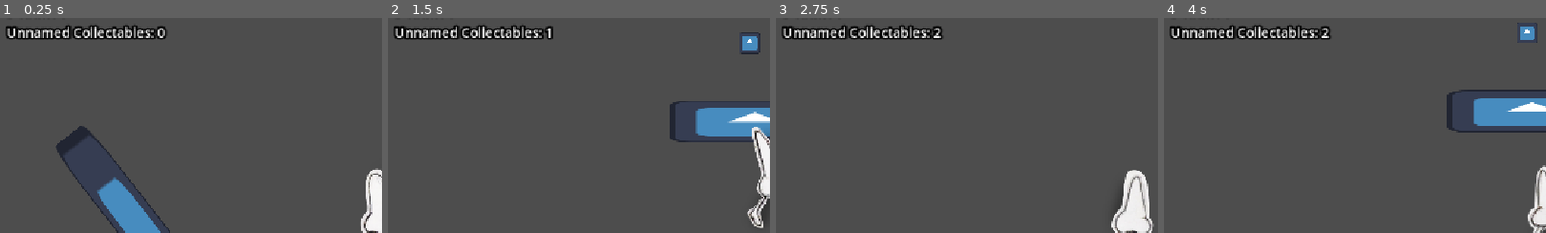
Above: before the commit, frames 1-4 (left to right).
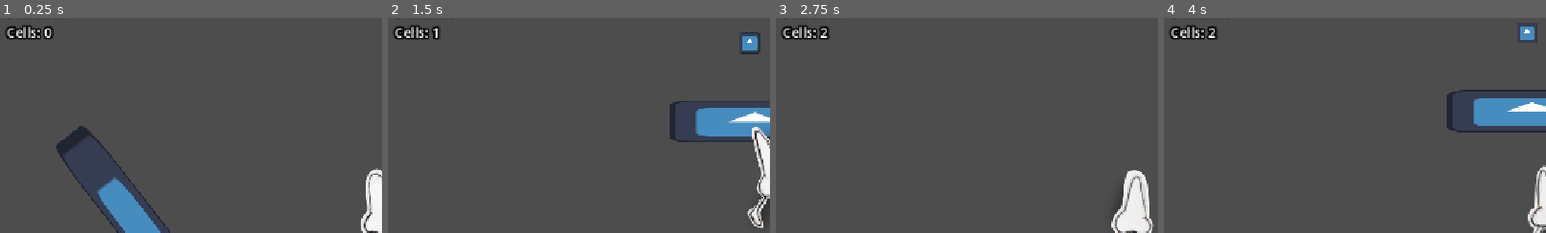
Above: after the commit, the same moments.

Repository: lmg-abe/runny-nose
Game: Godot game, scene res://main.tscn
Two runs of this game, one before a commit and one after it. Both use one fixed random seed, a clock stepped at 60 frames per second and the inputs below. The engine's default icon, where the game draws it, is replaced by a stand-in: a white triangle on a blue panel in a dark square.
Inputs:
- Up to frame 1 (0.25 s): no input
- Up to frame 2 (1.5 s): hold D (move_right) from 0.53 s (still down); tap 2 (dash) at 0.6 s; tap Space (jump) at 0.77 s; tap 1 (sneeze) at 1.35 s
- Up to frame 3 (2.75 s): tap Space (jump) at 1.52 s; release D (move_right) at 2.03 s; hold A (move_left) from 2.03 s (still down); tap 2 (dash) at 2.1 s
- Up to frame 4 (4 s): release A (move_left) at 2.78 s; hold D (move_right) from 2.78 s (still down); tap 1 (sneeze) at 2.85 s; tap Space (jump) at 3.02, 3.77 s; tap 2 (dash) at 3.6 s
The pictures show only the part of the screen within x 0-50%, y 5-55%; the shares and areas given below are measured in that part.

The runs differ from the first frame. In frame 1, 1.9% of the frame differs, in the area x 1-44%, y 3-11%; in frame 2, 1.9%; in frame 3, 1.9%; in frame 4, 1.9%.

Commit message:
collectables (they're named)
cells

Diff:
--- a/collectable_counter.gd
+++ b/collectable_counter.gd
@@ -3,7 +3,7 @@
 
 # Called when the node enters the scene tree for the first time.
 func _ready() -> void:
-	text = "Unnamed Collectables: " + str(Global.collectables)
+	text = "Cells: " + str(Global.collectables)
 	Global.update_collectables.connect(_on_update_collectables)
 func _on_update_collectables():
-	text = "Unnamed Collectables: " + str(Global.collectables)
+	text = "Cells: " + str(Global.collectables)
